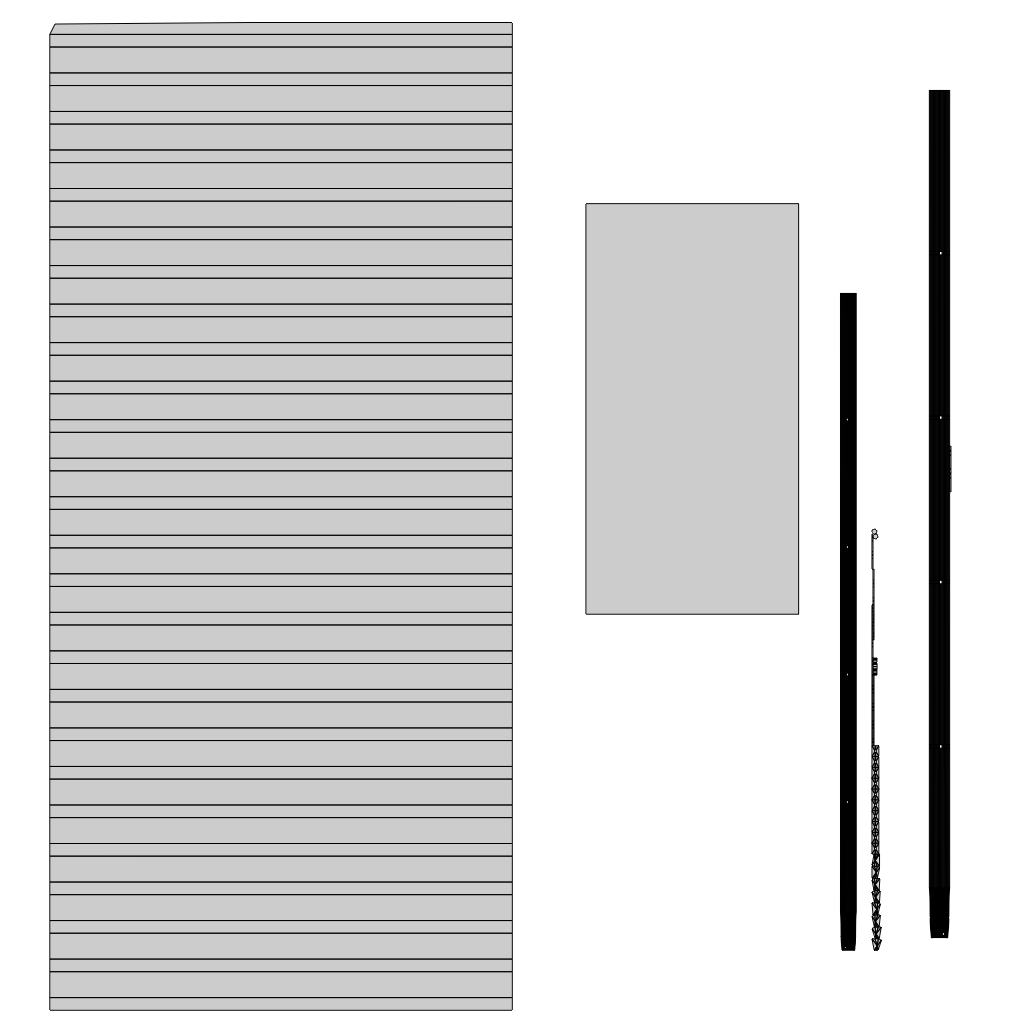
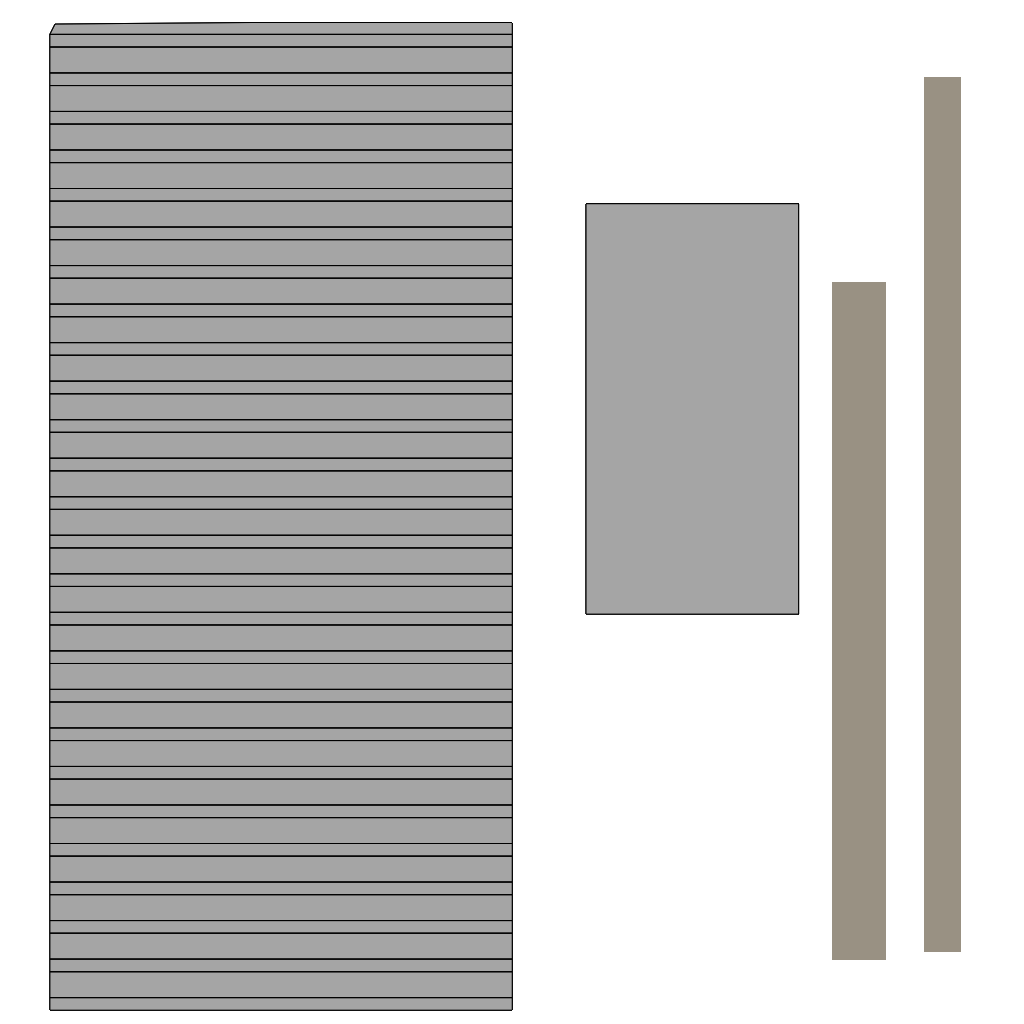
Layer changes from the first w=1024, h=1024 image to the second:
added layer "Base Color" above "UV Layout" over left=49, top=22, right=961, bottom=1011
